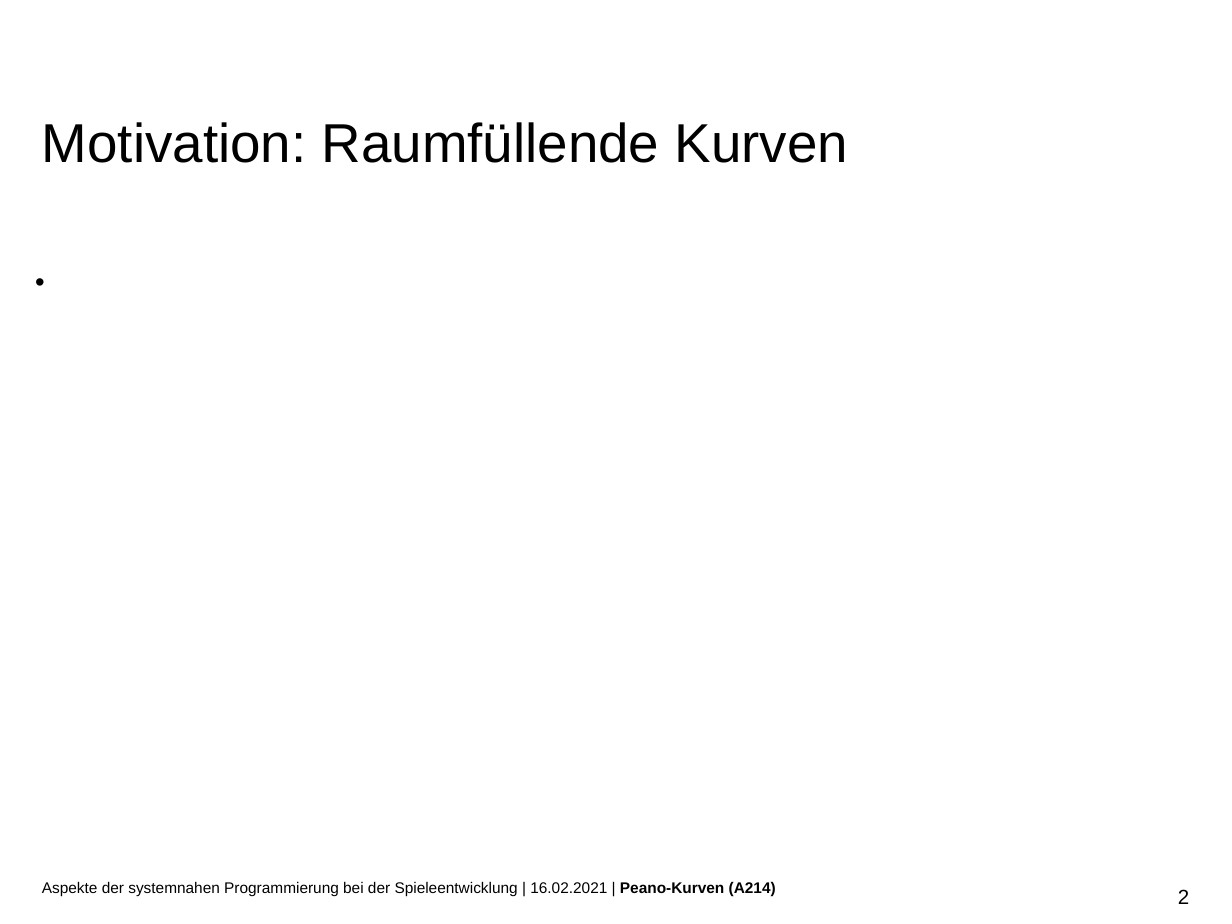
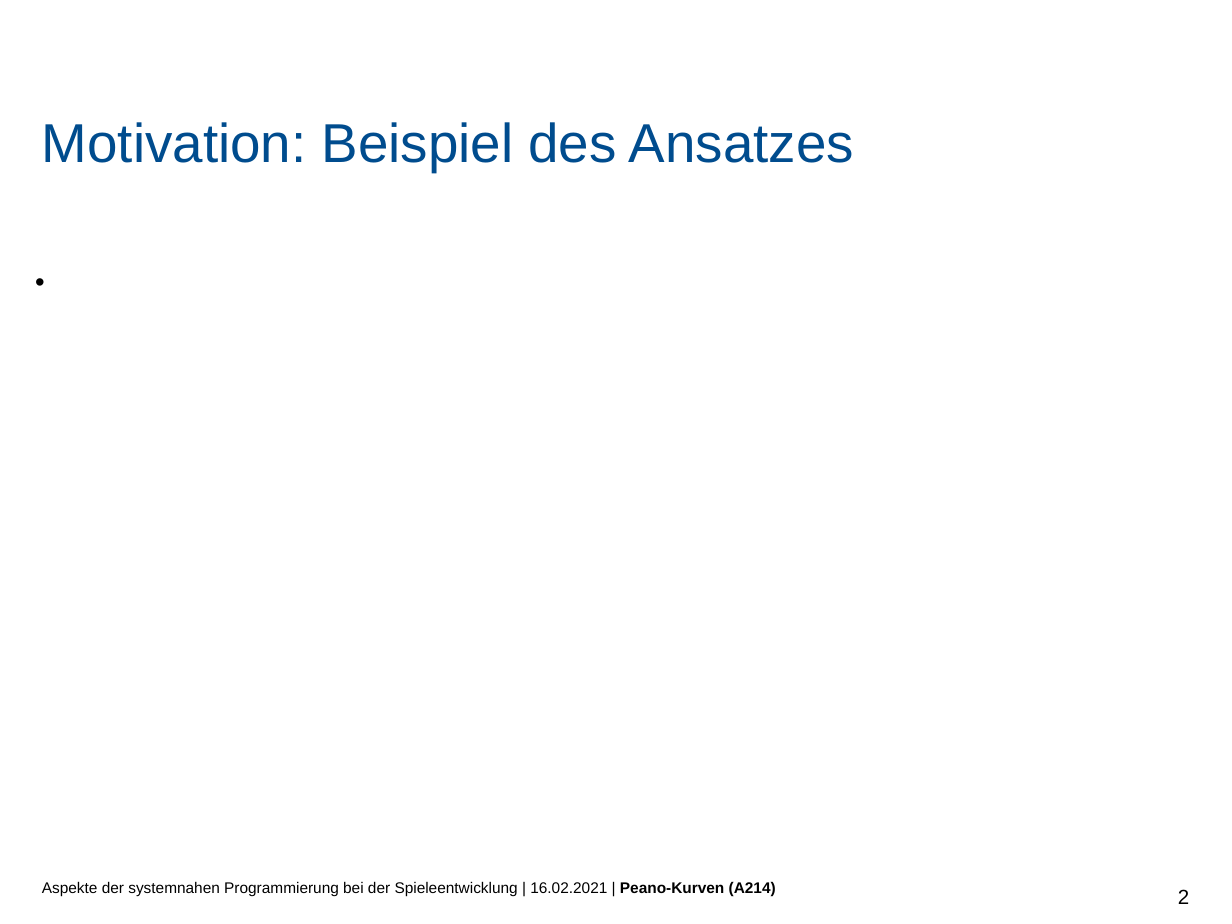
Before and after one commit to PaddlePad/ASP-Peano, a slide deck: slide 2 of Ausarbeitung/präzi.pptx. Drawn at 1232x924 pixels with LibreOffice and Linux fonts; fonts in the diff are those of the drawing; background and template pictures are left out. Boxes give left, top, right and bottom in pixels: in the first picture for what was removed or moved away, otherwise in the second. Text is boxed around its words. In the diff, an @@ line names an element or a change of style, - is before the commit and + after.

Commit message:
little changes

```diff
--- a/Ausarbeitung/präzi.pptx
+++ b/Ausarbeitung/präzi.pptx
@@ text at (42, 122, 854, 172): text changed; text colour #000000 to #004C8E @@
-Motivation: Raumfüllende Kurven
+Motivation: Beispiel des Ansatzes
```
Also in this commit, not shown: 4 other slides changed, 3 slides added.
